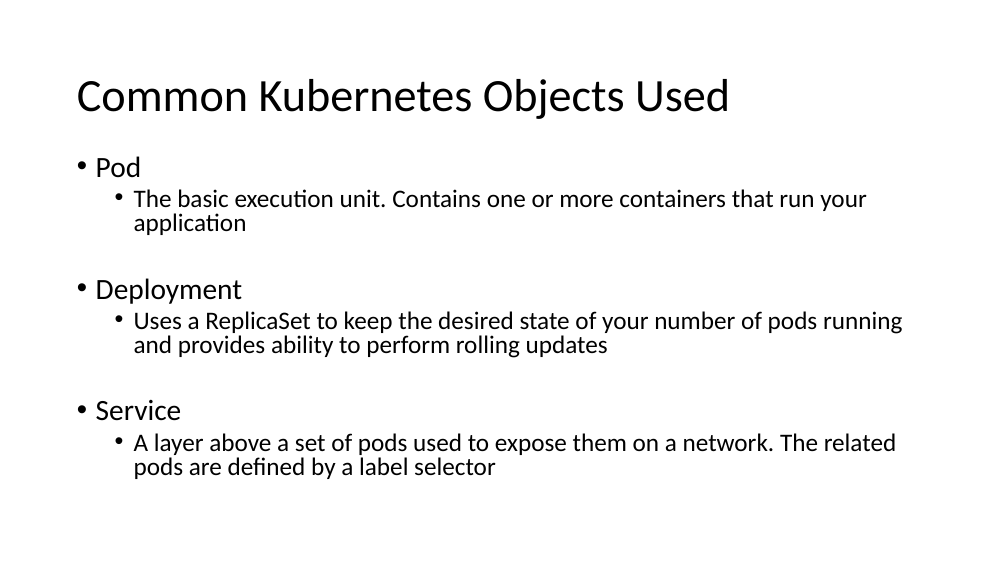
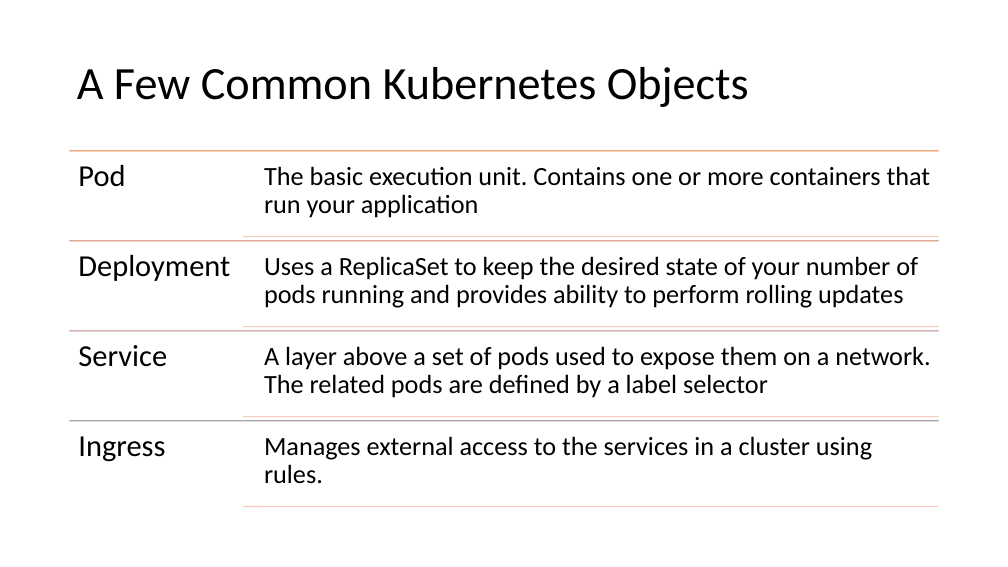
Before and after one commit to JasonHaley/GettingStartedWithAKS, a slide deck: slide 15 of presentations/Getting Started with AKS.pptx. Drawn at 1008x567 pixels with LibreOffice and Linux fonts; fonts in the diff are those of the drawing. Boxes give left, top, right and bottom in pixels: in the first picture for what was removed or moved away, otherwise in the second. Text is boxed around its words. In the diff, an @@ line names an element or a change of style, - is before the commit and + after.

```diff
--- a/presentations/Getting Started with AKS.pptx
+++ b/presentations/Getting Started with AKS.pptx
@@ title at <box>77,67,749,107</box>: text changed @@
-Common Kubernetes Objects Used
+A Few Common Kubernetes Objects
@@ text removed at <box>96,156,902,479</box> @@
-• Pod
-  • The basic execution unit. Contains one or more containers that run your application
-• Deployment
-  • Uses a ReplicaSet to keep the desired state of your number of pods running and provides ability to perform rolling updates
-• Service
-  • A layer above a set of pods used to expose them on a network. The related pods are defined by a label selector
@@ group added at <box>70,151,939,507</box>: 8 lines, 8 texts @@
+Pod
+The basic execution unit. Contains one or more containers that run your application
+Deployment
+Uses a ReplicaSet to keep the desired state of your number of pods running and provides ability to perform rolling updates
+Service
+A layer above a set of pods used to expose them on a network. The related pods are defined by a label selector
+Ingress
+Manages external access to the services in a cluster using rules.
```
Also in this commit, not shown: 41 other slides changed.
